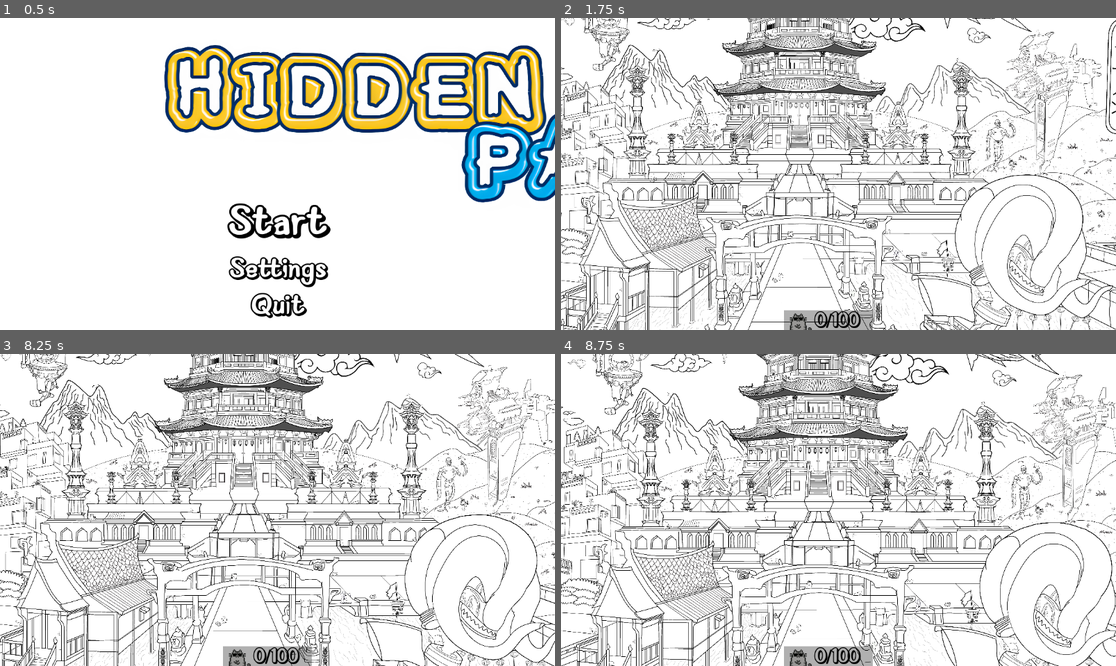
Above: before the commit, frames 1-4 (two rows, left to right).
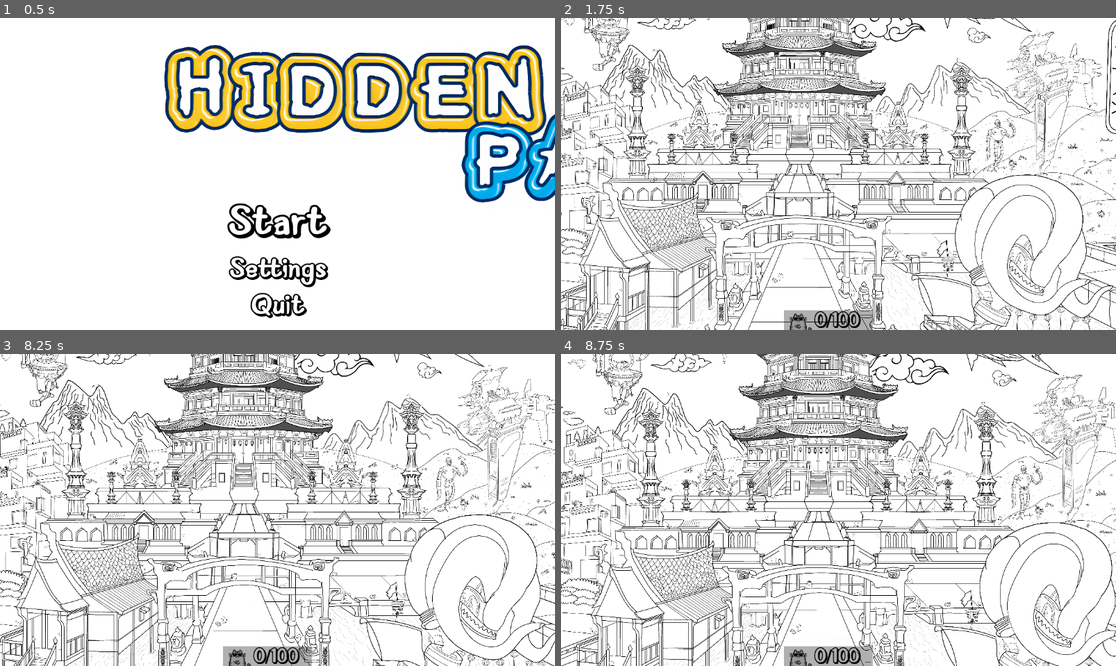
Above: after the commit, the same moments.

Repository: Wpan0n/_HiddenPaws_
Game: Godot game, scene res://scences/main_menu.tscn
Same seed, same stepped clock (60 frames per second), same inputs: the game is played once before the commit and once after it.
Inputs (mouse positions are in pixels of both pictures, inside the frame that each line leads up to):
- Up to frame 1 (0.5 s): no input
- Up to frame 2 (1.75 s): click "Start" at 0.5 s; move the mouse to (960, 158) at 1.27 s; click (960, 158) at 1.42 s
- Up to frame 3 (8.25 s): drag from (166, 525) to (249, 572) at 2.02 s; move the mouse to (333, 441) at 2.77 s; click (333, 441) at 2.92 s; drag from (249, 572) to (111, 463) at 3.52 s; move the mouse to (444, 556) at 4.27 s; click (444, 556) at 4.42 s; tap Enter at 5, 6.5, 8 s; drag from (111, 463) to (194, 432) at 5.02 s; tap Space at 5.75, 7.25 s; move the mouse to (305, 510) at 5.77 s; click (305, 510) at 5.92 s; drag from (194, 432) to (166, 525) at 6.52 s; move the mouse to (399, 494) at 7.27 s; click (399, 494) at 7.42 s; drag from (166, 525) to (249, 572) at 8.02 s
- Up to frame 4 (8.75 s): no input

Frame 1 is identical in both runs. In frame 2, less than 0.1% of the frame differs, in the area x 0-72%, y 2-78%; in frame 3, less than 0.1%, in the area x 0-74%, y 2-80%; in frame 4, less than 0.1%.

Commit message:
sprite touch up

Diff:
--- a/Scripts/Stopwatch.gd
+++ b/Scripts/Stopwatch.gd
@@ -9,11 +9,11 @@
 
 # Function to update the displayed time on the label
 func update_timer_display() -> void:
-	var hours = int(time_elapsed / 3600.0)  # Calculate the number of hours by dividing the total seconds by 3600.0 (number of seconds in an hour)
-	var minutes = int(time_elapsed / 60.0) % 60  # Calculate the number of minutes by dividing the total seconds by 60.0, then taking modulo 60
+	var hours = int(time_elapsed / 3600)  # Calculate the number of hours by dividing the total seconds by 3600 (number of seconds in an hour)
+	var minutes = int(time_elapsed) % 3600 / 60  # Calculate the number of minutes by first taking the integer part of time_elapsed, then using modulo 3600 to get the remaining seconds after hours, and dividing by 60
 	var seconds = int(time_elapsed) % 60  # Calculate the number of seconds by taking the remainder of total seconds divided by 60
-	var milliseconds = int((time_elapsed - int(time_elapsed)) * 100.0)  # Calculate the number of milliseconds by taking the fractional part of time_elapsed and multiplying by 100.0
+	var milliseconds = int((time_elapsed - int(time_elapsed)) * 100)  # Calculate the number of milliseconds by taking the fractional part of time_elapsed and multiplying by 100
 
 	# Format the time string as "hh:mm:ss:ms" (hours:minutes:seconds:milliseconds)
-	var time_string = "%02d:%02d:%02d:%02d" % [hours, minutes, seconds, milliseconds]
+	var time_string = String("%02d:%02d:%02d:%02d" % [hours, minutes, seconds, milliseconds])
 	text = time_string  # Set the text of the label to the formatted time string
--- a/scences/MainGame.tscn
+++ b/scences/MainGame.tscn
@@ -382,8 +382,8 @@
 volume_db = -30.0
 
 [node name="Sprite2D19" type="Sprite2D" parent="Sprite2D" groups=["sprite_group"]]
-position = Vector2(-228, -1437)
-scale = Vector2(0.0408409, 0.0408409)
+position = Vector2(-242, -1432)
+scale = Vector2(0.0326749, 0.0326749)
 texture = ExtResource("22_2q8c5")
 script = ExtResource("5_j0mpy")
 
@@ -483,7 +483,7 @@
 volume_db = -30.0
 
 [node name="Sprite2D29" type="Sprite2D" parent="Sprite2D" groups=["sprite_group"]]
-position = Vector2(-388, -719)
+position = Vector2(-385, -717)
 scale = Vector2(0.0385656, 0.0385657)
 texture = ExtResource("32_eb1u5")
 script = ExtResource("5_j0mpy")
@@ -766,7 +766,7 @@
 volume_db = -30.0
 
 [node name="Sprite2D57" type="Sprite2D" parent="Sprite2D" groups=["sprite_group"]]
-position = Vector2(-1980.81, -405.822)
+position = Vector2(-1985, -403)
 scale = Vector2(0.0543409, 0.0543409)
 texture = ExtResource("59_i67fr")
 script = ExtResource("5_j0mpy")
@@ -786,8 +786,8 @@
 volume_db = -30.0
 
 [node name="Sprite2D59" type="Sprite2D" parent="Sprite2D" groups=["sprite_group"]]
-position = Vector2(-2239, -490)
-rotation = -0.148353
+position = Vector2(-1300, -2050)
+rotation = 0.523598
 scale = Vector2(0.0498706, 0.0498706)
 texture = ExtResource("60_815mu")
 script = ExtResource("5_j0mpy")
@@ -829,7 +829,7 @@
 volume_db = -30.0
 
 [node name="Sprite2D63" type="Sprite2D" parent="Sprite2D" groups=["sprite_group"]]
-position = Vector2(1054, 908)
+position = Vector2(1099, 878)
 scale = Vector2(0.0632354, 0.0632354)
 texture = ExtResource("61_lb0cy")
 script = ExtResource("5_j0mpy")
@@ -839,9 +839,9 @@
 volume_db = -30.0
 
 [node name="Sprite2D64" type="Sprite2D" parent="Sprite2D" groups=["sprite_group"]]
-position = Vector2(-711, -634)
+position = Vector2(-708, -633)
 rotation = -0.0610865
-scale = Vector2(0.0632354, 0.0632354)
+scale = Vector2(0.0766956, 0.0766956)
 texture = ExtResource("62_73xrv")
 script = ExtResource("5_j0mpy")
 
@@ -850,7 +850,7 @@
 volume_db = -30.0
 
 [node name="Sprite2D65" type="Sprite2D" parent="Sprite2D" groups=["sprite_group"]]
-position = Vector2(-3330, -308)
+position = Vector2(-3354, -297)
 rotation = -0.322886
 scale = Vector2(0.0632354, 0.0632354)
 texture = ExtResource("63_typgg")
@@ -1015,9 +1015,9 @@
 volume_db = -30.0
 
 [node name="Sprite2D81" type="Sprite2D" parent="Sprite2D" groups=["sprite_group"]]
-position = Vector2(70, -1044)
-rotation = 0.16057
-scale = Vector2(0.0724896, 0.0724896)
+position = Vector2(87, -1050)
+rotation = 0.261799
+scale = Vector2(0.173876, 0.173876)
 skew = -0.244346
 texture = ExtResource("78_gxuki")
 script = ExtResource("5_j0mpy")
@@ -1207,7 +1207,7 @@
 volume_db = -30.0
 
 [node name="Sprite2D100" type="Sprite2D" parent="Sprite2D" groups=["sprite_group"]]
-position = Vector2(-3032.35, -358.422)
+position = Vector2(-3029, -356)
 rotation = -0.16057
 scale = Vector2(0.37111, 0.37111)
 skew = 0.321141
